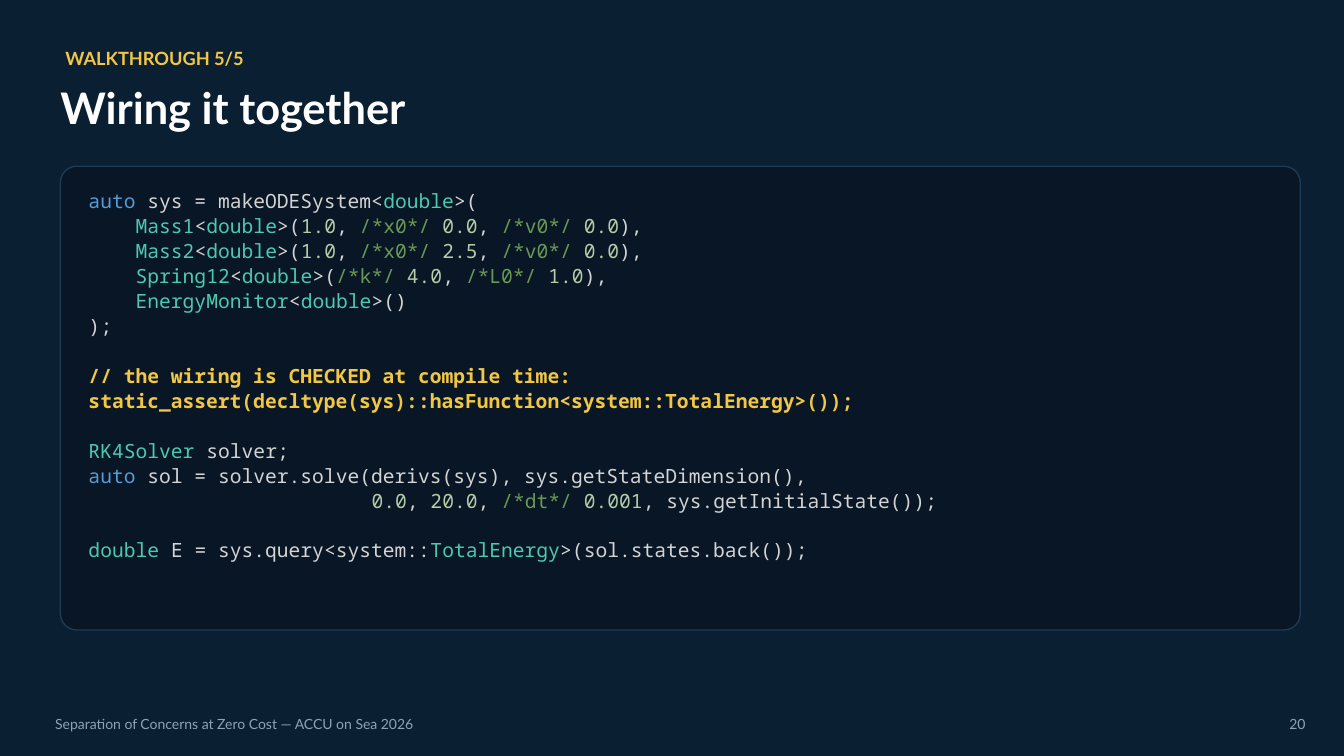
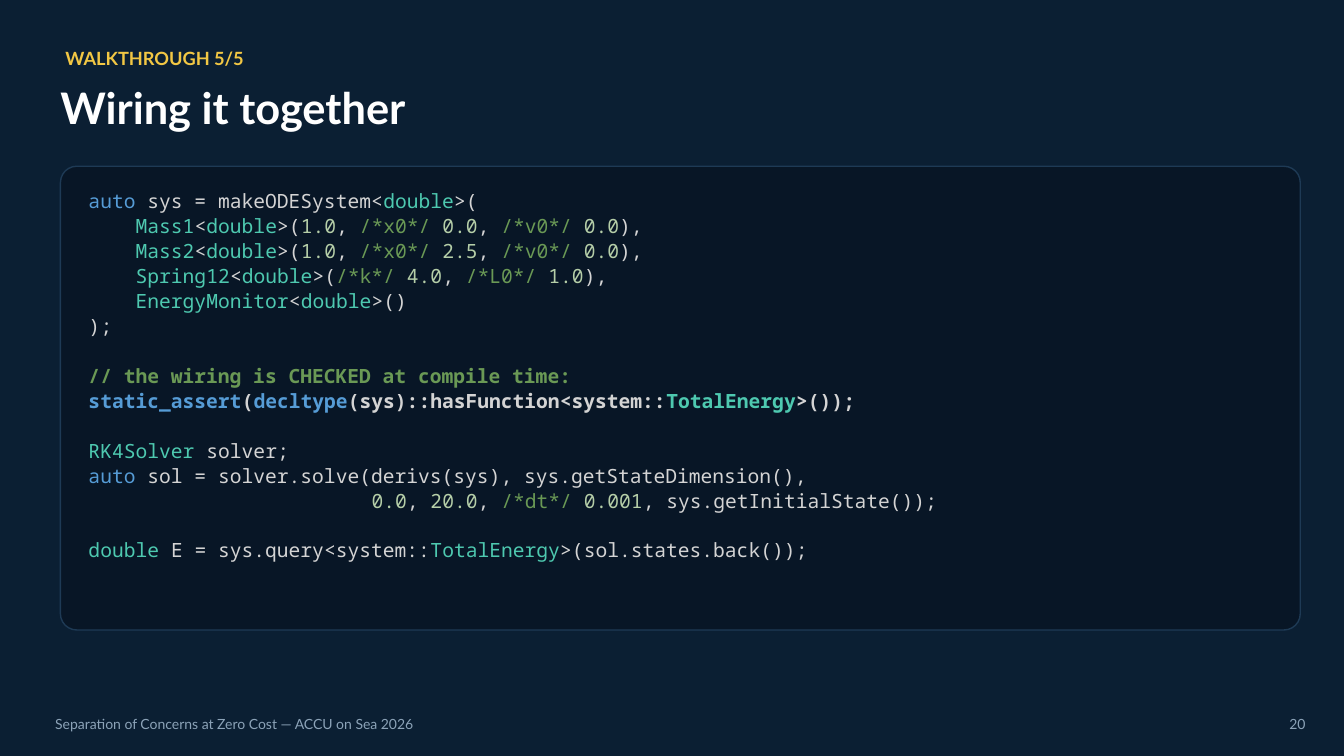
Before and after one commit to jedrzejmichalczyk/accu-on-sea-2026-modular-physics, a slide deck: slide 20 of slides/ACCU-Separation-of-Concerns-at-Zero-Cost.pptx. Drawn at 1344x756 pixels with LibreOffice and Linux fonts; fonts in the diff are those of the drawing. Boxes give left, top, right and bottom in pixels: in the first picture for what was removed or moved away, otherwise in the second. Text is boxed around its words. In the diff, an @@ line names an element or a change of style, - is before the commit and + after.

```diff
--- a/slides/ACCU-Separation-of-Concerns-at-Zero-Cost.pptx
+++ b/slides/ACCU-Separation-of-Concerns-at-Zero-Cost.pptx
@@ text at (88, 368, 854, 413): text colour #F2C744 to #6A9955 in "// the wiring is CHECKED at compile ..."; text colour #F2C744 to #569CD6, text colour #F2C744 to #D4D4D4, text colour #F2C744 to #4EC9B0 in "static_assert(decltype(sys)::hasFunction<system::TotalEnergy ..." @@
```
Also in this commit, not shown: 4 other slides changed, 1 other file.
